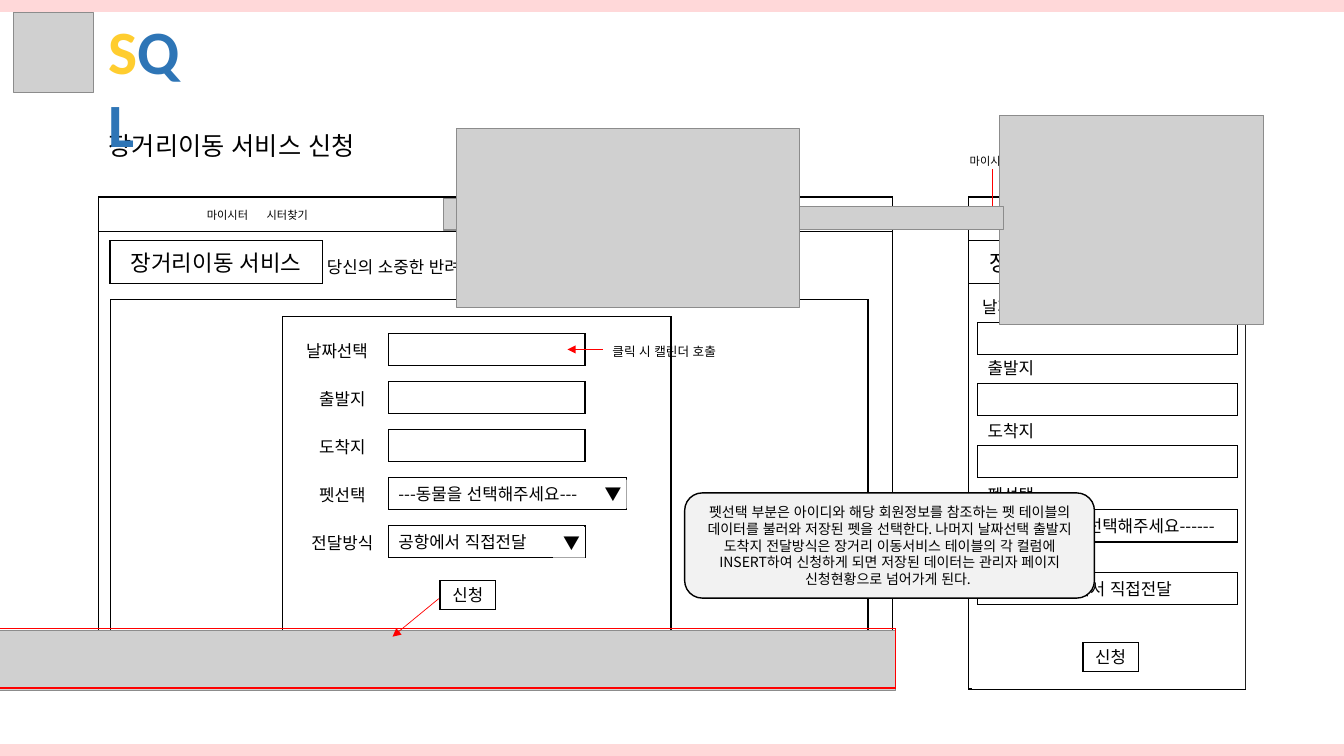
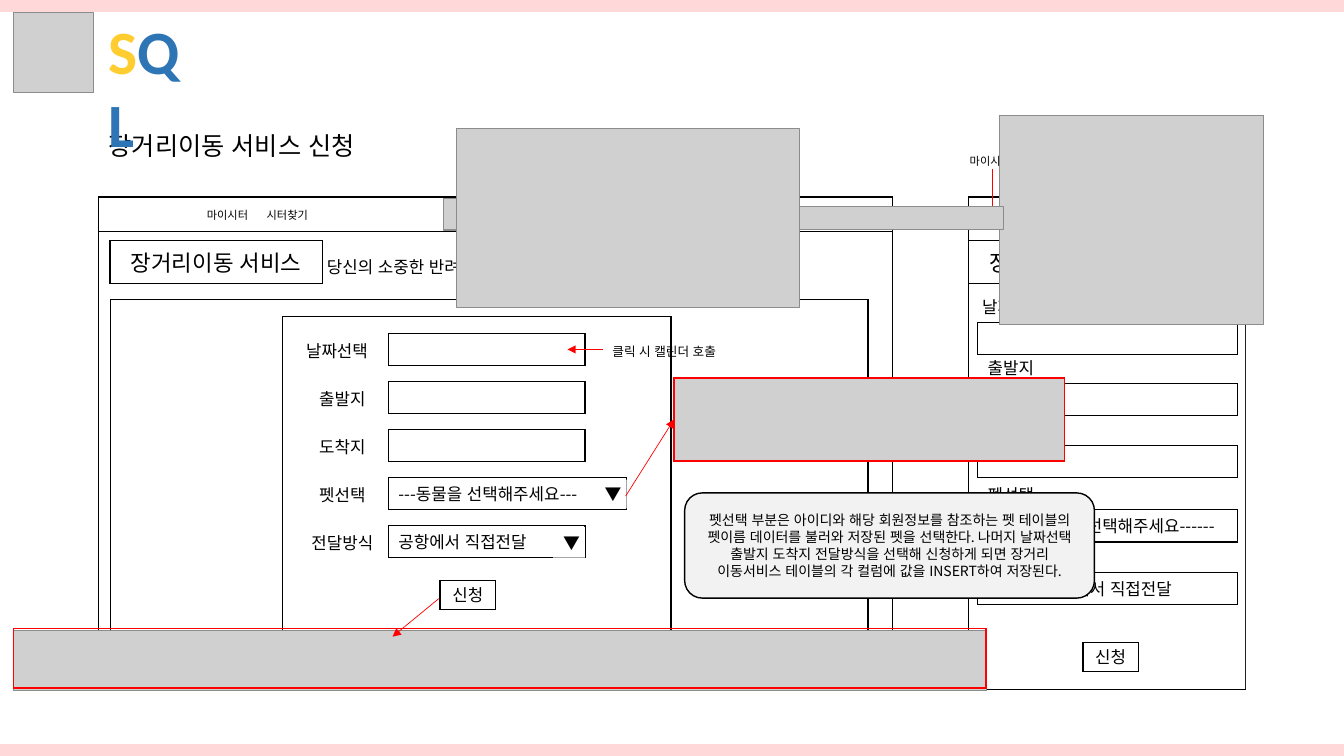
Before and after one commit to hhsw07/ezen-academy-projects, a slide deck: slide 21 of 3조 화면설계서 - SQL 통합.pptx. Drawn at 1344x756 pixels with LibreOffice and Linux fonts; fonts in the diff are those of the drawing; grey boxes stand for pictures. Boxes give left, top, right and bottom in pixels: in the first picture for what was removed or moved away, otherwise in the second. Text is boxed around its words. In the diff, an @@ line names an element or a change of style, - is before the commit and + after.

```diff
--- a/3조 화면설계서 - SQL 통합.pptx
+++ b/3조 화면설계서 - SQL 통합.pptx
@@ picture added at [675, 378, 1066, 461] @@
@@ rectangle added at [675, 378, 1066, 461], outline #FF0000 1 pt @@
@@ arrow added from (626, 496) to (675, 419), #FF0000 0.5 pt @@
@@ text removed at [988, 423, 1034, 439] @@
-도착지
@@ text in rounded rectangle at [708, 513, 1071, 577]: text changed @@
-펫선택 부분은 아이디와 해당 회원정보를 참조하는 펫 테이블의 데이터를 불러와 저장된 펫을 선택한다. 나머지 날짜선택 출발지 도착지 전달방식은 장거리 이동서비스 테이블의 각 컬럼에 INSERT하여 신청하게 되면 저장된 데이터는 관리자 페이지 신청현황으로 넘어가게 된다.
+펫선택 부분은 아이디와 해당 회원정보를 참조하는 펫 테이블의 펫이름 데이터를 불러와 저장된 펫을 선택한다. 나머지 날짜선택 출발지 도착지 전달방식을 선택해 신청하게 되면 장거리 이동서비스 테이블의 각 컬럼에 값을 INSERT하여 저장된다.
@@ rectangle: place and size @@
-rectangle at [0, 628, 896, 688]
+rectangle at [14, 628, 987, 688]
@@ picture: place and size @@
-picture at [0, 630, 896, 690]
+picture at [14, 630, 987, 690]
```
Also in this commit, not shown: 3 other slides changed.
